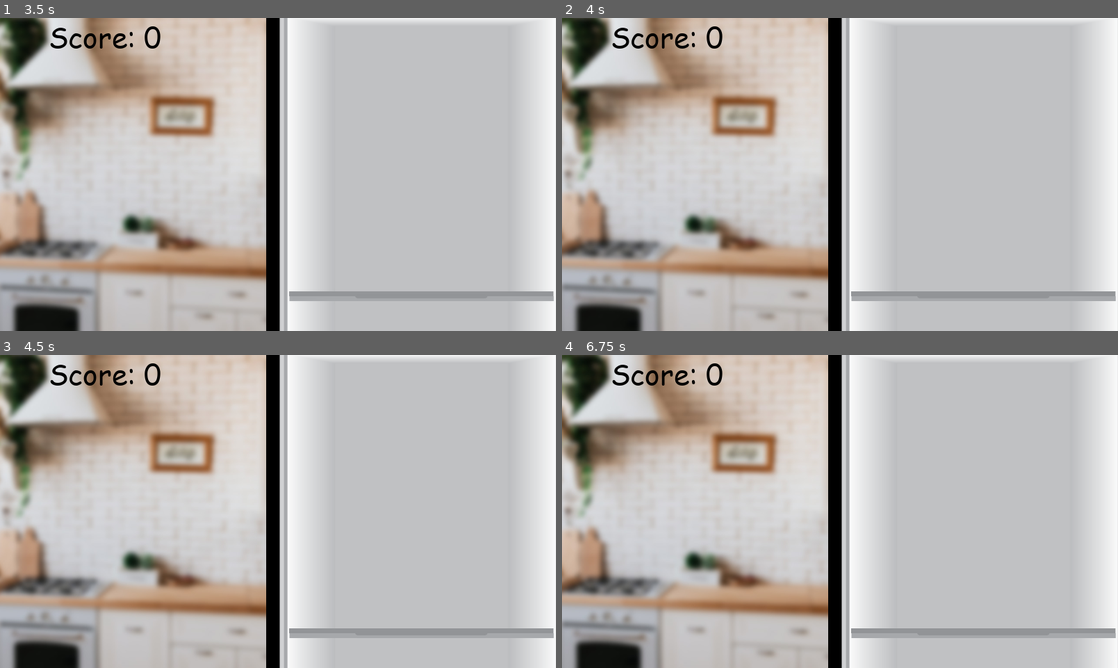
Above: before the commit, frames 1-4 (two rows, left to right).
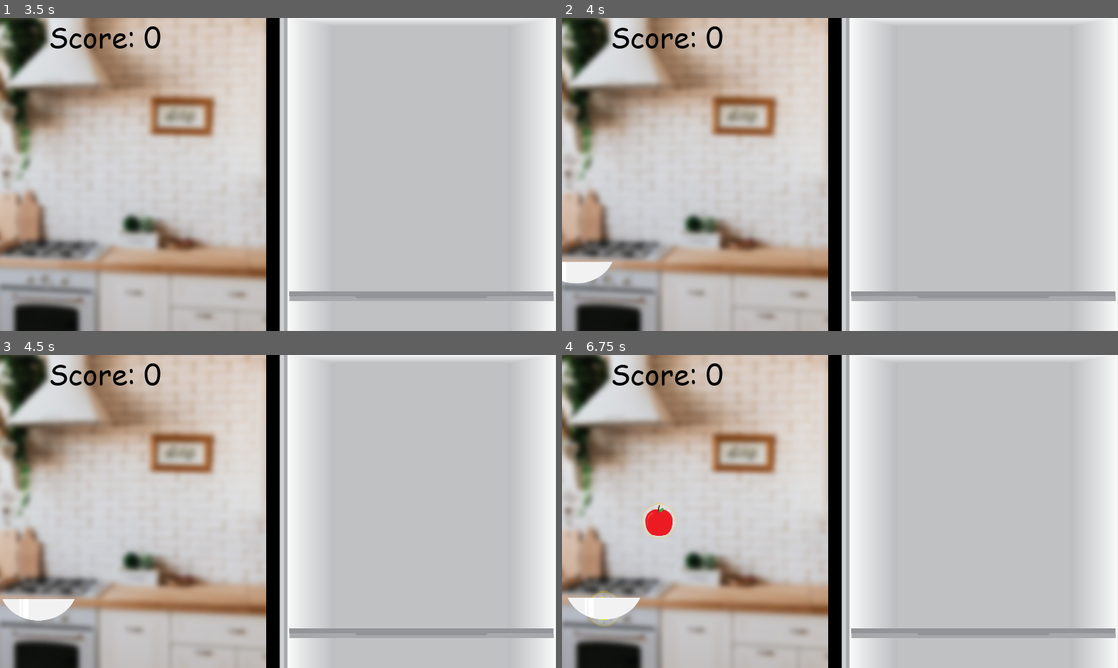
Above: after the commit, the same moments.

Repository: GuyWithaPC/Gamecraft-2022-Chill
Game: Godot game, scene res://Scenes/Menu.tscn
The game is run twice, just before and just after one commit, with the same random seed, the same clock (stepped at 60 frames per second) and the same inputs.
Inputs (mouse positions are in pixels of both pictures, inside the frame that each line leads up to):
- Up to frame 1 (3.5 s): click (211, 290) at 0.5 s; click (211, 290) at 1.25 s; move the mouse to (400, 158) at 2.02 s; press the mouse at (400, 158) at 2.03 s; tap Enter at 2.75 s; move the mouse to (166, 190) at 2.77 s; release the mouse at (166, 190) at 2.78 s; tap Mouse wheel down (scroll_down) at 2.85 s
- Up to frame 2 (4 s): tap Space at 3.5 s; move the mouse to (895, 105) at 3.52 s; tap Mouse wheel up (scroll_up) at 3.6 s
- Up to frame 3 (4.5 s): move the mouse to (250, 574) at 4.27 s; click (250, 574) at 4.35 s
- Up to frame 4 (6.75 s): tap Enter at 5 s; move the mouse to (1006, 558) at 5.02 s; tap Mouse wheel down (scroll_down) at 5.1 s; move the mouse to (673, 464) at 5.77 s; tap Mouse wheel up (scroll_up) at 5.85 s; move the mouse to (867, 511) at 6.52 s; press the mouse at (867, 511) at 6.53 s

Frame 1 is identical in both runs. In frame 2, 0.5% of the frame differs, in the area x 0-9%, y 77-85%; in frame 3, 0.6%; in frame 4, 1.2%, in the area x 1-21%, y 47-87%.
Error after the commit: Attempt to call function 'connect' in base 'null instance' on a null instance. (res://Scripts/FoodItem.gd:53)

Commit message:
Normalize food/request spawning

Diff:
--- a/Scenes/Menu.tscn
+++ b/Scenes/Menu.tscn
@@ -134,6 +134,7 @@
 stream = ExtResource( 6 )
 volume_db = -15.0
 autoplay = true
+
 [connection signal="pressed" from="StartButton" to="." method="_on_StartButton_pressed"]
 [connection signal="pressed" from="HelpButton" to="." method="_on_HelpButton_pressed"]
 [connection signal="pressed" from="HelpMenu/HelpClose" to="." method="_on_HelpClose_pressed"]
--- a/Scenes/Play.tscn
+++ b/Scenes/Play.tscn
@@ -41,6 +41,10 @@
 scale = Vector2( 1.504, 1.504 )
 z_index = -1
 texture = ExtResource( 8 )
+
+[node name="NewActionTimer" type="Timer" parent="."]
+wait_time = 2.0
+autostart = true
 
 [node name="MusicPlayer" type="AudioStreamPlayer" parent="."]
 stream = ExtResource( 7 )
@@ -163,4 +167,6 @@
 margin_right = 1272.0
 margin_bottom = 1015.0
 icon = ExtResource( 13 )
+
+[connection signal="timeout" from="NewActionTimer" to="." method="_on_NewActionTimer_timeout"]
 [connection signal="pressed" from="UI/RetryButton" to="." method="_on_RetryButton_pressed"]
--- a/Scripts/SceneController.gd
+++ b/Scripts/SceneController.gd
@@ -91,30 +91,6 @@
 		else:
 			Input.set_custom_mouse_cursor(open_cursor,0,Vector2(30,30))
 
-	if randi()%400 == 0:
-		# Summon a food item
-		var food = randi()%len(foods)
-		var summoned = food_scene.get_node(foods[food]).duplicate()
-		# Set its values
-		summoned.start_position = Vector2(randi()%300+100,randi()%(1080/2)+1080/2)
-		summoned.position = summoned.start_position - Vector2(500,0)
-		summoned.scale = Vector2(0.5,0.5)
-		# Set up its spill mask
-		if spill_mask_index > max_spill_mask_index:
-			spill_mask_index = 100
-		summoned.get_child(2).z_index = spill_mask_index
-		summoned.get_child(3).range_z_min = spill_mask_index
-		summoned.get_child(3).range_z_max = spill_mask_index
-		spill_mask_index += 1
-		# Add it to this node
-		add_child(summoned)
-	if randi()%400 == 0 and !wanting_food and len(get_tree().get_nodes_in_group("Fridge")) > 0:
-		var random_food = get_tree().get_nodes_in_group("Fridge")[randi()%len(get_tree().get_nodes_in_group("Fridge"))]
-		var food = random_food.name.replace("@","").rstrip("0123456789")
-		print("wants: "+food)
-		wanting_food = food
-		grab_region.ask()
-
 	if wanting_food != null:
 		want_speech.texture = food_sprites[wanting_food]
 		if hand.unit_offset < 0.95:
@@ -137,3 +113,37 @@
 
 func _on_RetryButton_pressed():
 	get_tree().change_scene("res://Scenes/Menu.tscn")
+
+
+func _on_NewActionTimer_timeout():
+	if randi()%2 == 0 and !wanting_food and len(get_tree().get_nodes_in_group("Fridge")) > 0:
+		spawn_random_request()
+	else:
+		spawn_random_food()
+
+	$NewActionTimer.wait_time = max($NewActionTimer.wait_time - 0.02, 1)
+
+func spawn_random_food():
+	# Summon a food item
+	var food = randi()%len(foods)
+	var summoned = food_scene.get_node(foods[food]).duplicate()
+	# Set its values
+	summoned.start_position = Vector2(randi()%300+100,randi()%(1080/2)+1080/2)
+	summoned.position = summoned.start_position - Vector2(500,0)
+	summoned.scale = Vector2(0.5,0.5)
+	# Set up its spill mask
+	if spill_mask_index > max_spill_mask_index:
+		spill_mask_index = 100
+	summoned.get_child(2).z_index = spill_mask_index
+	summoned.get_child(3).range_z_min = spill_mask_index
+	summoned.get_child(3).range_z_max = spill_mask_index
+	spill_mask_index += 1
+	# Add it to this node
+	add_child(summoned)
+
+func spawn_random_request():
+	var random_food = get_tree().get_nodes_in_group("Fridge")[randi()%len(get_tree().get_nodes_in_group("Fridge"))]
+	var food = random_food.name.replace("@","").rstrip("0123456789")
+	print("wants: "+food)
+	wanting_food = food
+	grab_region.ask()
